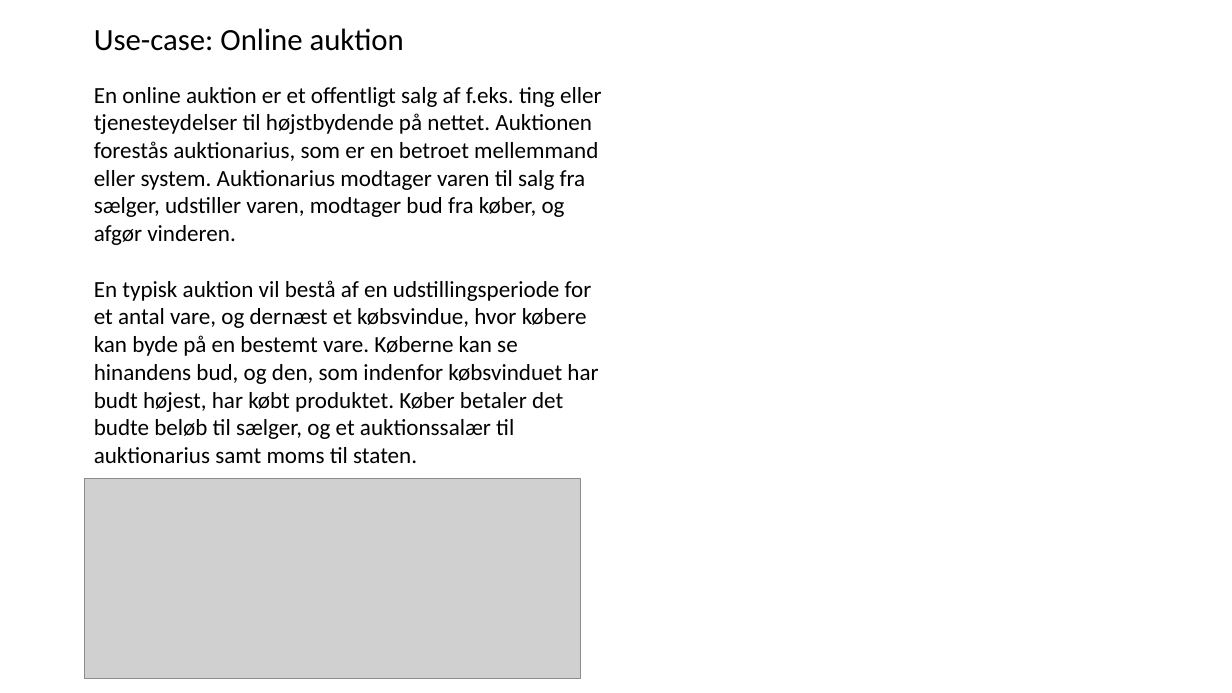
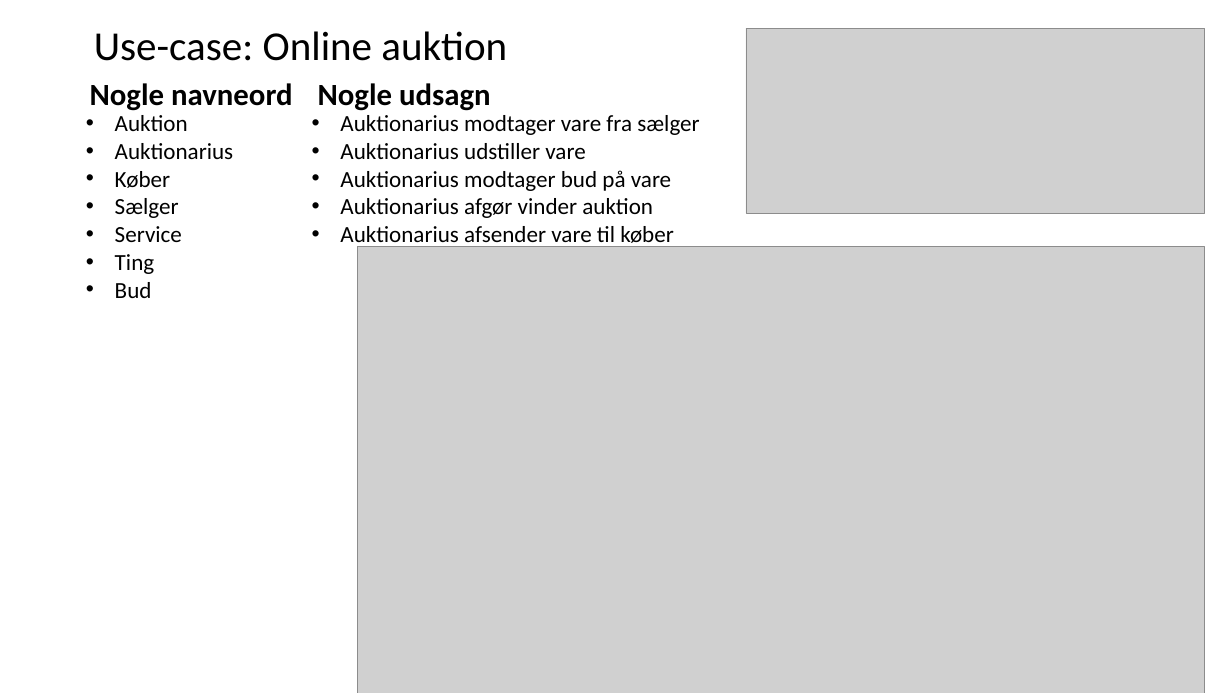
Before and after one commit to fisterloegsovs/pop22, a slide deck: slide 3 of lectures/16.2/16.2.pptx. Drawn at 1232x693 pixels with LibreOffice and Linux fonts; fonts in the diff are those of the drawing; grey boxes stand for pictures. Boxes give left, top, right and bottom in pixels: in the first picture for what was removed or moved away, otherwise in the second. Text is boxed around its words. In the diff, an @@ line names an element or a change of style, - is before the commit and + after.

```diff
--- a/lectures/16.2/16.2.pptx
+++ b/lectures/16.2/16.2.pptx
@@ text "Use-case: Online auktion" at bbox=[94, 31, 507, 61]: size 24 to 32 pt @@
@@ picture: place and size @@
-picture at bbox=[85, 478, 580, 677]
+picture at bbox=[746, 28, 1204, 213]
@@ text added at bbox=[90, 83, 293, 111], 24 pt, text #000000, bold @@
+Nogle navneord
@@ text removed at bbox=[94, 87, 602, 463] @@
-En online auktion er et offentligt salg af f.eks. ting eller tjenesteydelser til højstbydende på nettet. Auktionen forestås auktionarius, som er en betroet mellemmand eller system. Auktionarius modtager varen til salg fra sælger, udstiller varen, modtager bud fra køber, og afgør vinderen.
-En typisk auktion vil bestå af en udstillingsperiode for et antal vare, og dernæst et købsvindue, hvor købere kan byde på en bestemt vare. Køberne kan se hinandens bud, og den, som indenfor købsvinduet har budt højest, har købt produktet. Køber betaler det budte beløb til sælger, og et auktionssalær til auktionarius samt moms til staten.
@@ text added at bbox=[318, 83, 491, 111], 24 pt, text #000000, bold @@
+Nogle udsagn
@@ text added at bbox=[115, 115, 234, 298], 18 pt, text #000000 @@
+• Auktion
+• Auktionarius
+• Køber
+• Sælger
+• Service
+• Ting
+• Bud
@@ text added at bbox=[340, 115, 699, 249], 18 pt, text #000000 @@
+• Auktionarius modtager vare fra sælger
+• Auktionarius udstiller vare
+• Auktionarius modtager bud på vare
+• Auktionarius afgør vinder auktion
+• Auktionarius afsender vare til køber
@@ picture added at bbox=[358, 247, 1205, 693] @@
```
Also in this commit, not shown: 2 slides removed, 1 other file.
